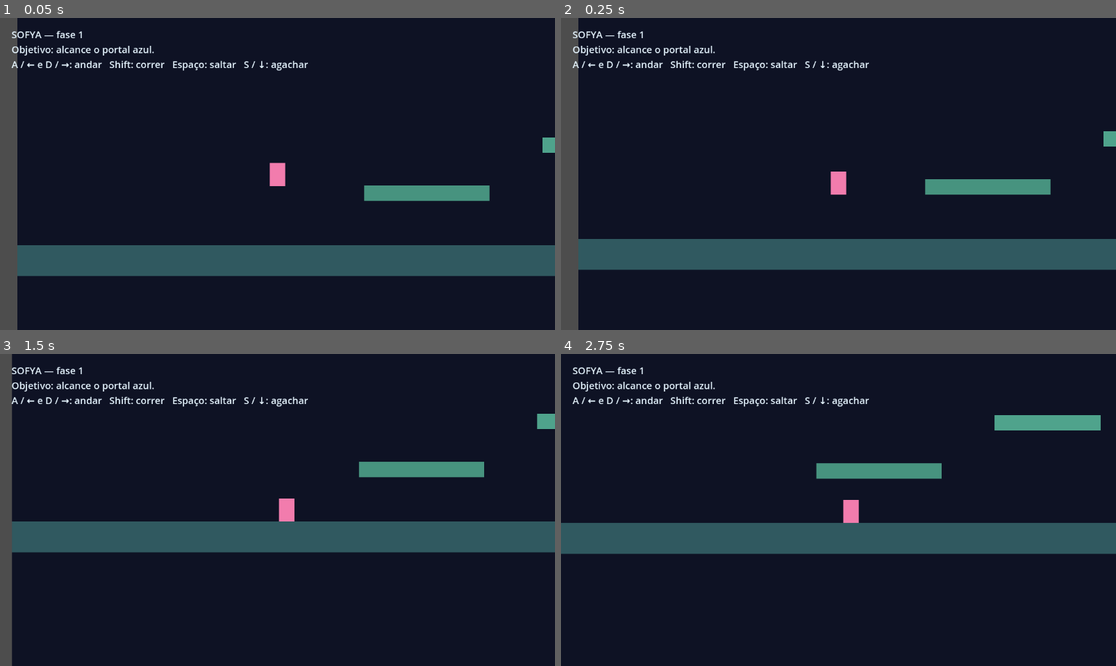
Above: before the commit, frames 1-4 (two rows, left to right).
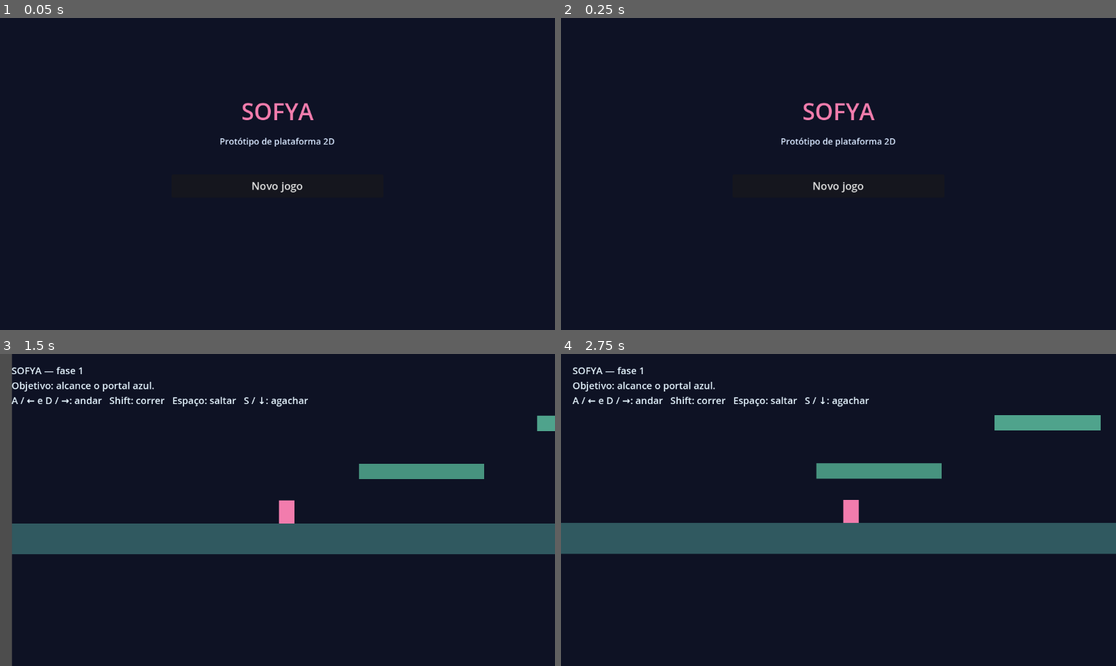
Above: after the commit, the same moments.

Repository: willianschultz/sofya
Game: Godot game, scene res://scenes/main_menu.tscn
The game is run twice, just before and just after one commit, with the same random seed, the same clock (stepped at 60 frames per second) and the same inputs. Before the commit the project starts from res://scenes/main.tscn.
Inputs (mouse positions are in pixels of both pictures, inside the frame that each line leads up to):
- Up to frame 1 (0.05 s): no input
- Up to frame 2 (0.25 s): no input
- Up to frame 3 (1.5 s): click (277, 522) at 0.5 s, where only the run after the commit has a clickable "Novo jogo"; hold D (move_right) from 1.28 s (still down); hold Shift (run) from 1.28 s (still down)
- Up to frame 4 (2.75 s): keep holding D (move_right); tap Space (jump) at 1.52, 2.27 s; release Shift (run) at 2.03 s; tap S (crouch) at 2.1 s; tap Shift (run) at 2.3 s

The runs differ from the first frame. In frame 1, 16% of the frame differs, in the area x 0-100%, y 0-100%; in frame 2, 16%; in frame 3, 1.7%; in frame 4, nothing differs.

Commit message:
feat: add main menu and progress controls

Diff:
--- a/project.godot
+++ b/project.godot
@@ -4,7 +4,7 @@
 
 [application]
 config/name="SOFYA"
-run/main_scene="res://scenes/main.tscn"
+run/main_scene="res://scenes/main_menu.tscn"
 
 [autoload]
 SaveManager="*res://scripts/save_manager.gd"
--- /dev/null
+++ b/scenes/main_menu.tscn
@@ -0,0 +1,76 @@
+[gd_scene load_steps=2 format=3]
+
+[ext_resource type="Script" path="res://scripts/main_menu.gd" id="1_script"]
+
+[node name="MainMenu" type="Control"]
+layout_mode = 3
+anchors_preset = 15
+anchor_right = 1.0
+anchor_bottom = 1.0
+grow_horizontal = 2
+grow_vertical = 2
+script = ExtResource("1_script")
+
+[node name="Background" type="ColorRect" parent="."]
+layout_mode = 1
+anchors_preset = 15
+anchor_right = 1.0
+anchor_bottom = 1.0
+grow_horizontal = 2
+grow_vertical = 2
+color = Color(0.055, 0.071, 0.145, 1)
+mouse_filter = 2
+
+[node name="Content" type="VBoxContainer" parent="."]
+layout_mode = 0
+offset_left = 356.0
+offset_top = 160.0
+offset_right = 796.0
+offset_bottom = 488.0
+theme_override_constants/separation = 16
+
+[node name="Title" type="Label" parent="Content"]
+layout_mode = 2
+theme_override_colors/font_color = Color(0.95, 0.49, 0.68, 1)
+theme_override_font_sizes/font_size = 48
+text = "SOFYA"
+horizontal_alignment = 1
+
+[node name="Subtitle" type="Label" parent="Content"]
+layout_mode = 2
+theme_override_colors/font_color = Color(0.85, 0.91, 1, 1)
+theme_override_font_sizes/font_size = 18
+text = "Protótipo de plataforma 2D"
+horizontal_alignment = 1
+
+[node name="Spacer" type="Control" parent="Content"]
+custom_minimum_size = Vector2(0, 24)
+layout_mode = 2
+
+[node name="StartButton" type="Button" parent="Content"]
+custom_minimum_size = Vector2(0, 48)
+layout_mode = 2
+theme_override_font_sizes/font_size = 22
+text = "Novo jogo"
+
+[node name="ContinueButton" type="Button" parent="Content"]
+custom_minimum_size = Vector2(0, 48)
+layout_mode = 2
+theme_override_font_sizes/font_size = 22
+text = "Continuar"
+
+[node name="ResetButton" type="Button" parent="Content"]
+custom_minimum_size = Vector2(0, 42)
+layout_mode = 2
+text = "Apagar progresso"
+
+[node name="StatusLabel" type="Label" parent="Content"]
+custom_minimum_size = Vector2(0, 48)
+layout_mode = 2
+theme_override_colors/font_color = Color(1, 0.87, 0.48, 1)
+horizontal_alignment = 1
+autowrap_mode = 2
+
+[connection signal="pressed" from="Content/StartButton" to="." method="on_start_pressed"]
+[connection signal="pressed" from="Content/ContinueButton" to="." method="on_continue_pressed"]
+[connection signal="pressed" from="Content/ResetButton" to="." method="on_reset_progress_pressed"]
--- /dev/null
+++ b/scripts/main_menu.gd
@@ -0,0 +1,51 @@
+## Controlador da tela inicial do SOFYA.
+##
+## Responsável por:
+## - Iniciar um jogo novo.
+## - Continuar da última fase salva.
+## - Apagar o progresso após uma confirmação simples.
+##
+## Cena relacionada: scenes/main_menu.tscn
+## Documentação: docs/05_INTERFACE.md e docs/06_SALVAMENTO.md
+extends Control
+
+@onready var continue_button: Button = $Content/ContinueButton
+@onready var reset_button: Button = $Content/ResetButton
+@onready var status_label: Label = $Content/StatusLabel
+
+var is_waiting_reset_confirmation: bool = false
+
+
+func _ready() -> void:
+	update_progress_controls()
+
+
+func on_start_pressed() -> void:
+	SaveManager.clear_progress()
+	get_tree().change_scene_to_file(SaveManager.DEFAULT_LEVEL_PATH)
+
+
+func on_continue_pressed() -> void:
+	get_tree().change_scene_to_file(SaveManager.load_last_unlocked_level())
+
+
+func on_reset_progress_pressed() -> void:
+	if not is_waiting_reset_confirmation:
+		is_waiting_reset_confirmation = true
+		reset_button.text = "Confirmar apagar progresso"
+		status_label.text = "Clique novamente para apagar o progresso salvo."
+		return
+
+	SaveManager.clear_progress()
+	is_waiting_reset_confirmation = false
+	status_label.text = "Progresso apagado."
+	update_progress_controls()
+
+
+func update_progress_controls() -> void:
+	var has_progress: bool = SaveManager.has_saved_progress()
+	continue_button.visible = has_progress
+	reset_button.visible = has_progress
+
+	if not has_progress:
+		reset_button.text = "Apagar progresso"
--- a/scripts/save_manager.gd
+++ b/scripts/save_manager.gd
@@ -47,6 +47,10 @@
 	return DEFAULT_LEVEL_PATH
 
 
+func has_saved_progress() -> bool:
+	return load_last_unlocked_level() != DEFAULT_LEVEL_PATH
+
+
 func clear_progress() -> void:
 	if FileAccess.file_exists(SAVE_PATH):
 		DirAccess.remove_absolute(SAVE_PATH)
Not shown, changed: docs/02_ESTRUTURA_PROJETO.md
Not shown, changed: docs/05_INTERFACE.md
Not shown, changed: docs/06_SALVAMENTO.md
Not shown, changed: docs/08_MANUTENCAO.md
Not shown, changed: docs/09_PROXIMAS_ETAPAS.md
